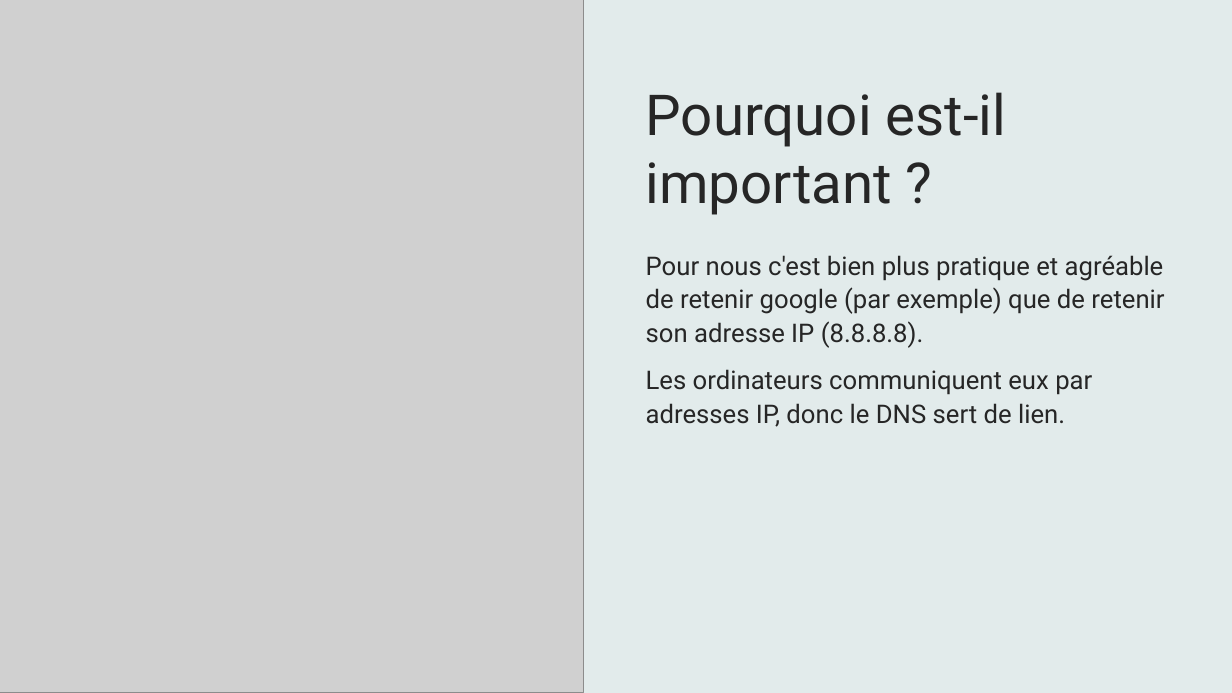
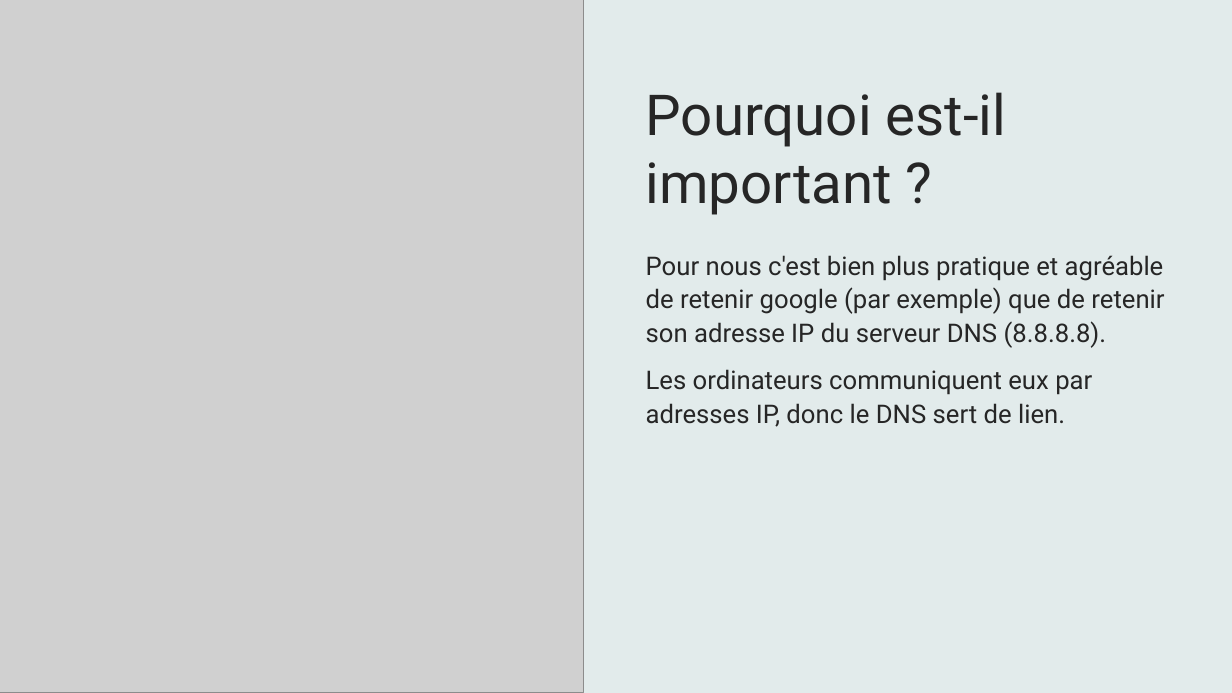
Before and after one commit to Pichou124426/Etude, a slide deck: slide 9 of Reseaux/PresentationProtocole.pptx. Drawn at 1232x693 pixels with LibreOffice and Linux fonts; fonts in the diff are those of the drawing; grey boxes stand for pictures. Boxes give left, top, right and bottom in pixels: in the first picture for what was removed or moved away, otherwise in the second. Text is boxed around its words. In the diff, an @@ line names an element or a change of style, - is before the commit and + after.

```diff
--- a/Reseaux/PresentationProtocole.pptx
+++ b/Reseaux/PresentationProtocole.pptx
@@ text at (646,255,1164,348): text changed @@
-Pour nous c'est bien plus pratique et agréable de retenir google (par exemple) que de retenir son adresse IP (8.8.8.8).
+Pour nous c'est bien plus pratique et agréable de retenir google (par exemple) que de retenir son adresse IP du serveur DNS (8.8.8.8).
```
Also in this commit, not shown: 2 other slides changed, 1 slide added, 2 other files.
